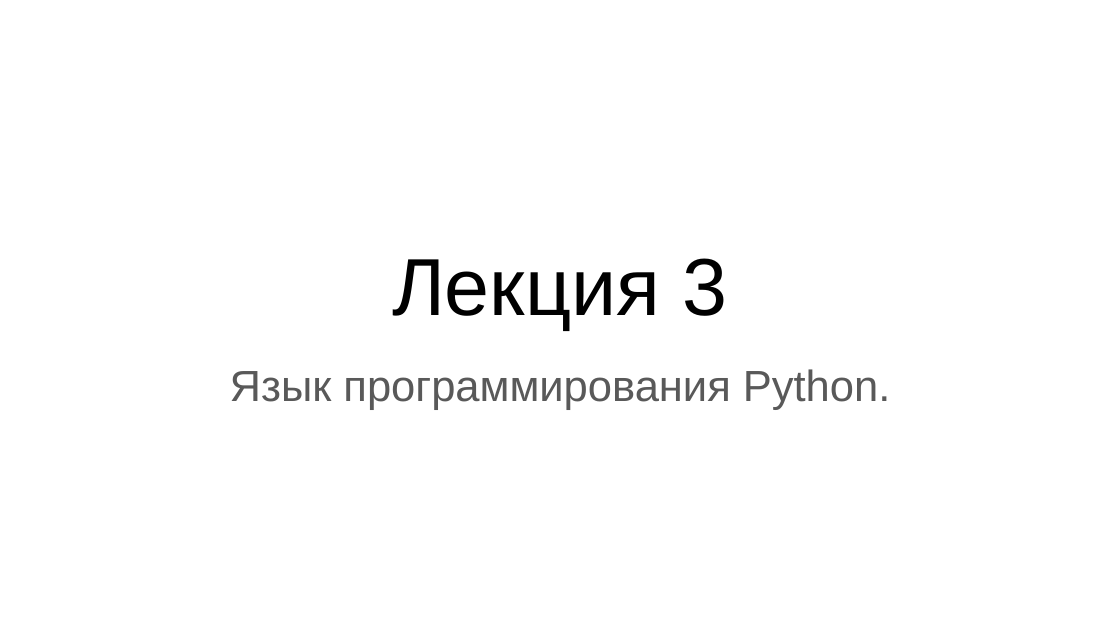
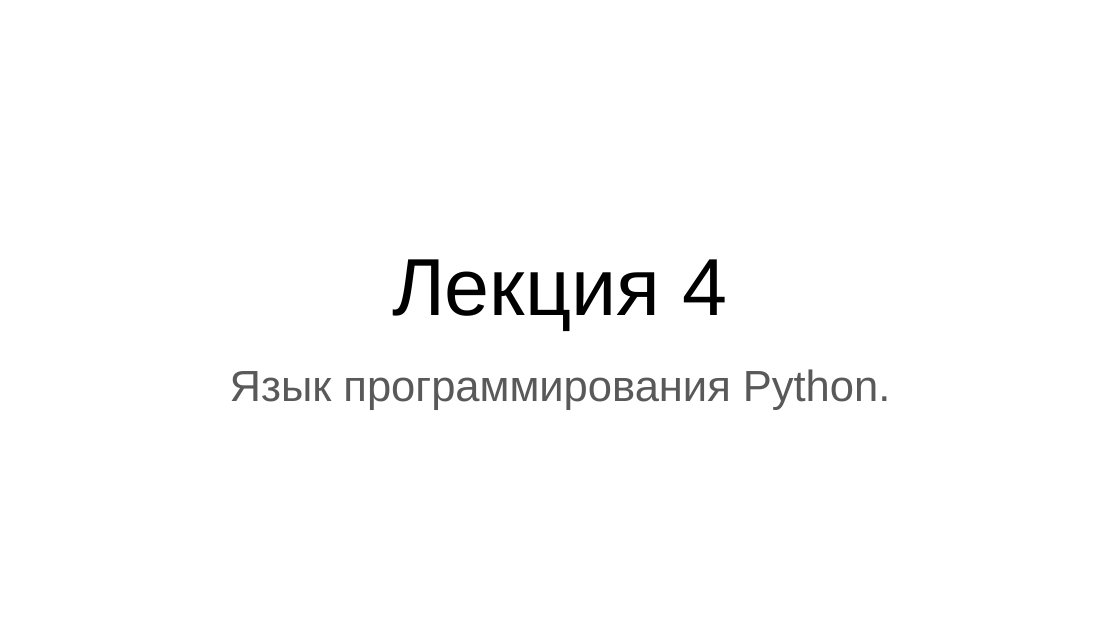
Before and after one commit to skhayrulin/python_course, a slide deck: slide 1 of lecture/Lecture4.pptx. Drawn at 1120x630 pixels with LibreOffice and Linux fonts; fonts in the diff are those of the drawing. Boxes give left, top, right and bottom in pixels: in the first picture for what was removed or moved away, otherwise in the second. Text is boxed around its words. In the diff, an @@ line names an element or a change of style, - is before the commit and + after.

```diff
--- a/lecture/Lecture4.pptx
+++ b/lecture/Lecture4.pptx
@@ title at <box>392,259,728,329</box>: text changed @@
-Лекция 3
+Лекция 4
```
Also in this commit, not shown: 10 other slides changed, 42 slides added, 4 slides removed, 1 other file.
